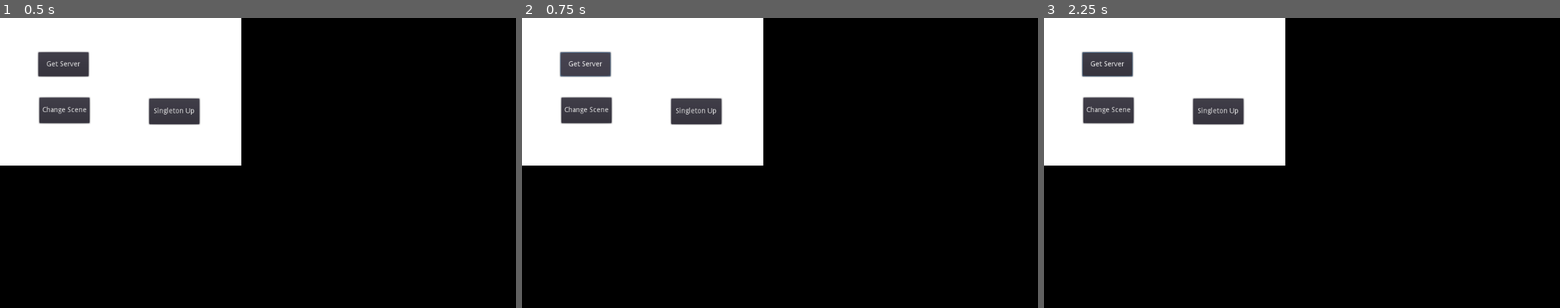
Above: before the commit, frames 1-3 (left to right).
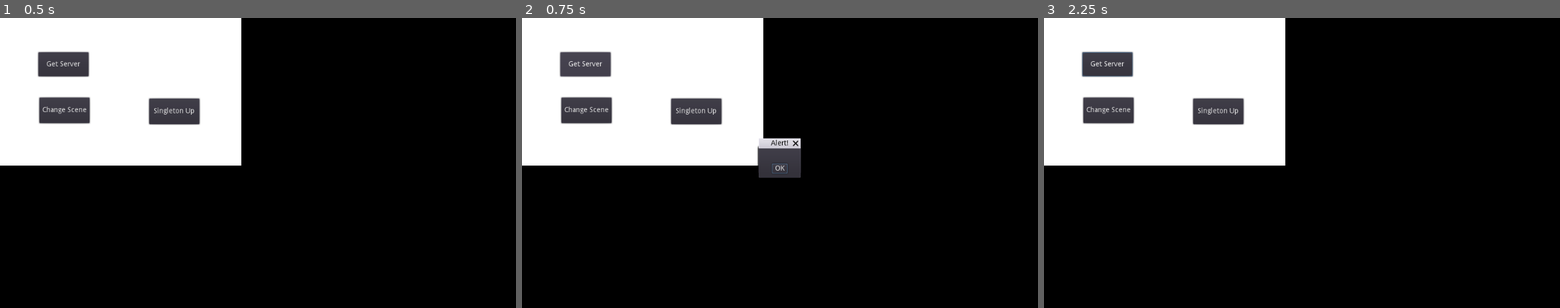
Above: after the commit, the same moments.

Repository: nhanpotter/cz3003_feeder
Game: Godot game, scene res://test.tscn
The game is run twice, just before and just after one commit, with the same random seed, the same clock (stepped at 60 frames per second) and the same inputs. This scene is started directly instead of the project's main scene. The engine's default icon, where the game draws it, is replaced by a stand-in: a white triangle on a blue panel in a dark square.
Inputs (mouse positions are in pixels of both pictures, inside the frame that each line leads up to):
- Up to frame 1 (0.5 s): no input
- Up to frame 2 (0.75 s): click "Get Server" at 0.5 s
- Up to frame 3 (2.25 s): click (1302, 168) at 1.25 s, where only the run after the commit has a clickable "OK"; click (1302, 168) at 2 s, where only the run after the commit has a clickable "OK"

Frame 1 is identical in both runs. In frame 2, 1.2% of the frame differs, in the area x 7-55%, y 11-56%; in frame 3, nothing differs.
Error before the commit: Invalid get index 'auth_token' (on base: 'Nil'). (res://Network_Services.gd:57)

Commit message:
Add Error Handling for network services

Diff:
--- a/client/Network_Services.gd
+++ b/client/Network_Services.gd
@@ -4,7 +4,7 @@
 # Declare member variables here. Examples:
 const GET_REQUEST = 0
 const POST_REQUEST = 1
-var base_url = "http://172.21.148.177:7000/"
+var base_url = "https://coderquest-server.herokuapp.com/"
 var token = ""
 var result = ''
 signal request_finished
@@ -53,12 +53,30 @@
 	print("SSL Handshake Error!!")
 
 func _on_handle_login(result, response_code, headers, body):
-	var json = JSON.parse(body.get_string_from_utf8())
-	var auth_token = json.result.auth_token
-	token = auth_token
+	var body_string = body.get_string_from_utf8()
+	var success = handle_result_from_request(result, body_string)
+	if not success:
+		return
+
+	var json = JSON.parse(body_string)
+	if response_code == 200:
+		var auth_token = json.result.auth_token
+		token = auth_token
+	else:
+		# Error Handling
+		pass
 
 func _on_handle_logout(result, response_code, headers, body):
-	token = ""
+	var body_string = body.get_string_from_utf8()
+	var success = handle_result_from_request(result, body_string)
+	if not success:
+		return
+
+	if response_code == 204:
+		token = ""
+	else:
+		# Error Handling
+		pass
 
 ###############
 # Util
@@ -105,13 +123,24 @@
 	elif request_type == POST_REQUEST:
 		error = _make_post_request(http_node, url, body_data, headers, false)
 
-	# Log Error
-	if error != OK:
-		push_error("An error occurred in the HTTP request.")
-	elif error == ERR_CANT_CONNECT:
-		push_error("An error occured in the HTTP request.")
 
 	return http_node
+
+
+func handle_result_from_request(result, body_string):
+	if result == RESULT_SUCCESS:
+		return true
+	else:
+		layer = CanvasLayer.new()
+		layer.set_layer(2)
+
+		var diag = AcceptDialog.new()
+		diag.get_label().text = body_string
+		layer.add_child(diag)
+		self.add_child(layer)
+		diag.popup_centered()
+
+		return false
 
 ################ API Endpoints ####################################
 ### Instruction
@@ -188,10 +217,30 @@
 	_request_server(caller, url, callback)
 
 
+func get_npc(caller, callback, npc_id):
+	var url = "game/npc/{id}/".format({"id": npc_id})
+	_request_server(caller, url, callback)
+
+
+func defeat_npc(caller, callback, npc_id):
+	var url = "game/npc/{id}/defeat/".format({"id": npc_id})
+	_request_server(caller, url, callback)
+
+
 func get_question_bank_detail(caller, callback, question_bank_id):
 	var url = "course/question_bank/detail/{id}/".format({"id": question_bank_id})
 	_request_server(caller, url, callback)
 
+
+func get_leaderboard(caller, callback):
+	var url = "account/leaderboard/"
+	_request_server(caller, url, callback)
+
+
+func send_battle_history(caller, callback, list_question):
+	var url = "analytics/send_history/"
+	var body_data = list_question
+	_request_server(caller, url, callback, POST_REQUEST, body_data)
 
 # Called every frame. 'delta' is the elapsed time since the previous frame.
 func _process(delta):
--- a/client/test.gd
+++ b/client/test.gd
@@ -27,25 +27,211 @@
 	pass
 
 func _on_Button3_pressed():
-	if Network_Services.is_logged_in():
-		Network_Services.get_question_bank_detail(self, "handle_data", 1)
-	else:
+	if not Network_Services.is_logged_in():
 		Network_Services.login(self, "handle_login", "feeder_temp", "dummy123")
+	else:
+		Network_Services.logout(self, "handle_logout")
+		Network_Services.get_expedition(self, "handle_get_expedition", 1)
 
 
 func handle_login(result, response_code, headers, body):
-
-	var json = JSON.parse(body.get_string_from_utf8())
-
-	print(json.result)
-	print(response_code)
-
-func handle_data(result, response_code, headers, body):
-	var json = JSON.parse(body.get_string_from_utf8())
-
-	print(json.result)
-	print(response_code)
-
+	var body_string = body.get_string_from_utf8()
+	var success = Network_Services.handle_result_from_request(result, body_string)
+	if not success:
+		return
+
+	var json = JSON.parse(body_string)
+
+	if response_code == 200:
+		#Handle correct data
+		print(json.result)
+	else:
+		#Handle error
+		print(json.result)
+
+func handle_logout(result, response_code, headers, body):
+	var body_string = body.get_string_from_utf8()
+	var success = Network_Services.handle_result_from_request(result, body_string)
+	if not success:
+		return
+
+	var json = JSON.parse(body_string)
+
+
+func handle_sign_up(result, response_code, headers, body):
+	var body_string = body.get_string_from_utf8()
+	var success = Network_Services.handle_result_from_request(result, body_string)
+	if not success:
+		return
+
+	var json = JSON.parse(body_string)
+
+	if response_code == 201:
+		#Handle correct data
+		print(json.result)
+	else:
+		#Handle error
+		print(json.result)
+
+
+func handle_get_user_info(result, response_code, headers, body):
+	var body_string = body.get_string_from_utf8()
+	var success = Network_Services.handle_result_from_request(result, body_string)
+	if not success:
+		return
+
+	var json = JSON.parse(body_string)
+
+	if response_code == 200:
+		#Handle correct data
+		print(json.result)
+	else:
+		#Handle error
+		print(json.result)
+
+
+func handle_create_avatar(result, response_code, headers, body):
+	var body_string = body.get_string_from_utf8()
+	var success = Network_Services.handle_result_from_request(result, body_string)
+	if not success:
+		return
+
+	var json = JSON.parse(body_string)
+
+	if response_code == 200:
+		#Handle correct data
+		print(json.result)
+	else:
+		#Handle error
+		print(json.result)
+
+
+func handle_get_avatar(result, response_code, headers, body):
+	var body_string = body.get_string_from_utf8()
+	var success = Network_Services.handle_result_from_request(result, body_string)
+	if not success:
+		return
+
+	var json = JSON.parse(body_string)
+
+	if response_code == 200:
+		#Handle correct data
+		print(json.result)
+	else:
+		#Handle error
+		print(json.result)
+
+
+func handle_get_lobby(result, response_code, headers, body):
+	var body_string = body.get_string_from_utf8()
+	var success = Network_Services.handle_result_from_request(result, body_string)
+	if not success:
+		return
+
+	var json = JSON.parse(body_string)
+
+	if response_code == 200:
+		#Handle correct data
+		print(json.result)
+	else:
+		#Handle error
+		print(json.result)
+
+
+func handle_get_expedition(result, response_code, headers, body):
+	var body_string = body.get_string_from_utf8()
+	var success = Network_Services.handle_result_from_request(result, body_string)
+	if not success:
+		return
+
+	var json = JSON.parse(body_string)
+
+	if response_code == 200:
+		#Handle correct data
+		print(json.result)
+	else:
+		#Handle error
+		print(json.result)
+
+
+func handle_get_world(result, response_code, headers, body):
+	var body_string = body.get_string_from_utf8()
+	var success = Network_Services.handle_result_from_request(result, body_string)
+	if not success:
+		return
+
+	var json = JSON.parse(body_string)
+
+	if response_code == 200:
+		#Handle correct data
+		print(json.result)
+	else:
+		#Handle error
+		print(json.result)
+
+
+func handle_get_npc(result, response_code, headers, body):
+	var body_string = body.get_string_from_utf8()
+	var success = Network_Services.handle_result_from_request(result, body_string)
+	if not success:
+		return
+
+	var json = JSON.parse(body_string)
+
+	if response_code == 200:
+		#Handle correct data
+		print(json.result)
+	else:
+		#Handle error
+		print(json.result)
+
+
+func handle_defeat_npc(result, response_code, headers, body):
+	var body_string = body.get_string_from_utf8()
+	var success = Network_Services.handle_result_from_request(result, body_string)
+	if not success:
+		return
+
+	var json = JSON.parse(body_string)
+
+	if response_code == 200:
+		#Handle correct data
+		print(json.result)
+	else:
+		#Handle error
+		print(json.result)
+
+
+func handle_get_question_bank_detail(result, response_code, headers, body):
+	var body_string = body.get_string_from_utf8()
+	var success = Network_Services.handle_result_from_request(result, body_string)
+	if not success:
+		return
+
+	var json = JSON.parse(body_string)
+
+	if response_code == 200:
+		#Handle correct data
+		print(json.result)
+	else:
+		#Handle error
+		print(json.result)
+
+
+func handle_send_battle_history(result, response_code, headers, body):
+	var body_string = body.get_string_from_utf8()
+	var success = Network_Services.handle_result_from_request(result, body_string)
+	if not success:
+		return
+
+	var json = JSON.parse(body_string)
+
+	if response_code == 201:
+		#Handle correct data
+		print(json.result)
+	else:
+		#Handle error
+		print(json.result)
 # Called every frame. 'delta' is the elapsed time since the previous frame.
 #func _process(delta):
 #	pass
